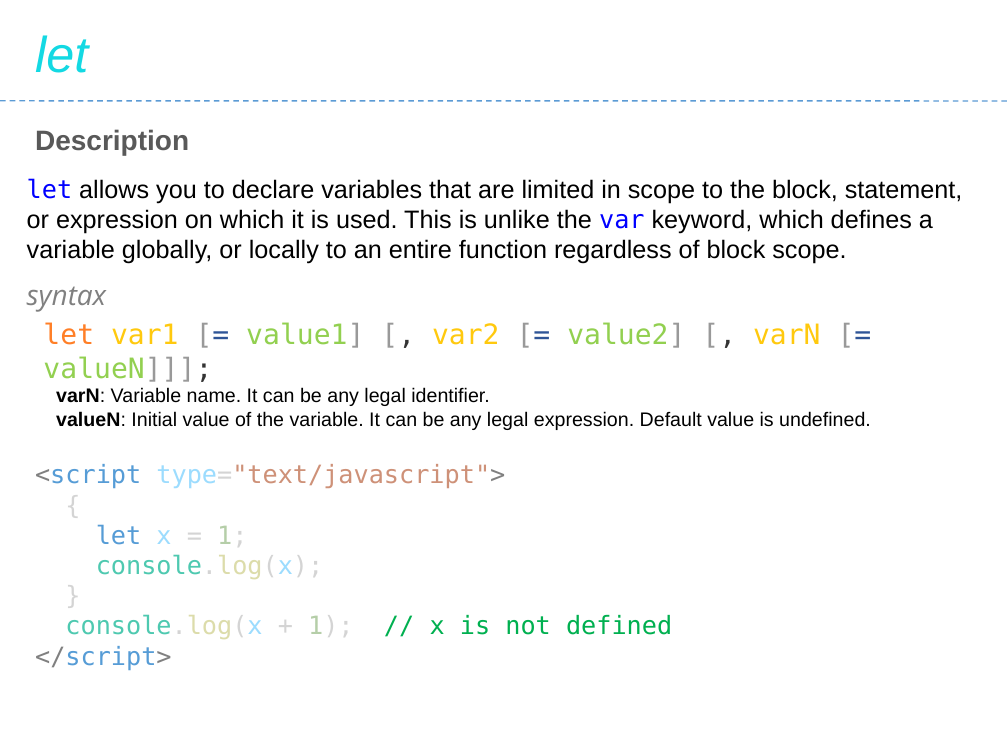
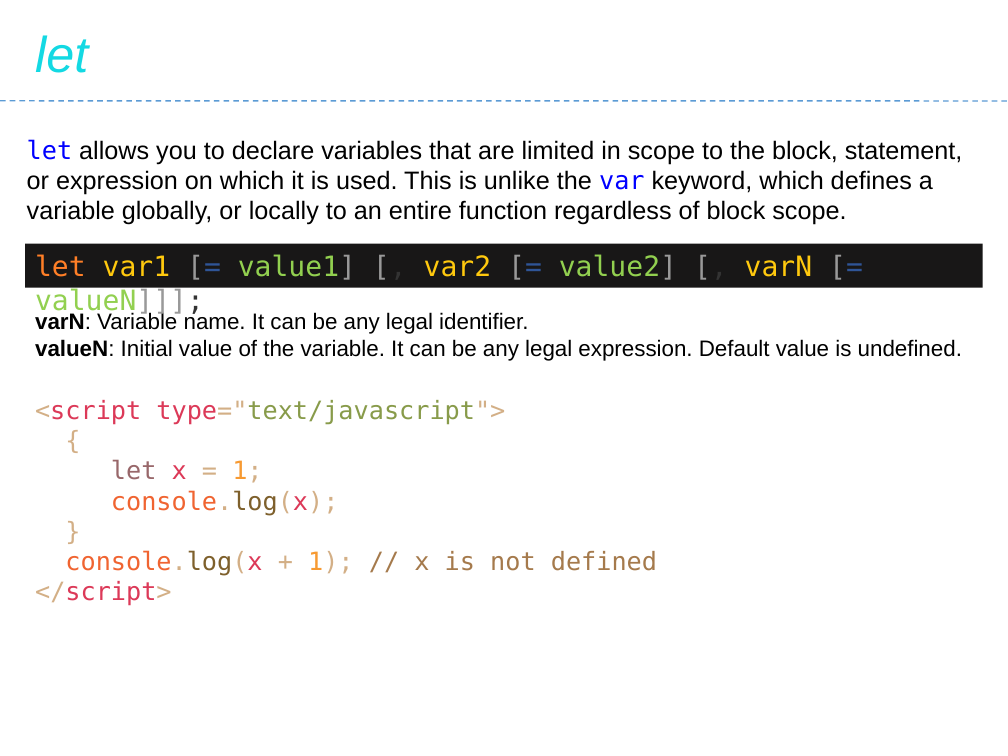
Before and after one commit to Saleel-Bagde/PPT-s, a slide deck: slide 45 of JavaScript.pptx. Drawn at 1008x756 pixels with LibreOffice and Linux fonts; fonts in the diff are those of the drawing. Boxes give left, top, right and bottom in pixels: in the first picture for what was removed or moved away, otherwise in the second. Text is boxed around its words. In the diff, an @@ line names an element or a change of style, - is before the commit and + after.

```diff
--- a/JavaScript.pptx
+++ b/JavaScript.pptx
@@ text "let allows you to declare ...": place and size @@
-text "let allows you to declare ..." at (27,178,963,264)
+text "let allows you to declare ..." at (27,139,963,225)
@@ text removed at (35,129,189,155) @@
-Description
@@ rectangle "let var1 [= value1] [, ...": place and size @@
-rectangle "let var1 [= value1] [, ..." at (43,322,820,382)
+rectangle "let var1 [= value1] [, ..." at (25,244,983,288)
@@ rectangle "let var1 [= value1] [, ..." at (25,244,983,288): fill none to #181717 @@
@@ text removed at (27,286,106,312) @@
-syntax
@@ text "varN: Variable name. It can ...": place and size @@
-text "varN: Variable name. It can ..." at (56,387,871,430)
+text "varN: Variable name. It can ..." at (35,311,962,361)
@@ text "varN: Variable name. It can ..." at (35,311,962,361): size 14 to 16 pt @@
@@ text "<script type="text/javascript">": place and size @@
-text "<script type="text/javascript">" at (35,464,672,671)
+text "<script type="text/javascript">" at (35,400,657,606)
@@ text "<script type="text/javascript">" at (35,400,657,606): text colour #808080 to #D3AF86 in "<script type="text/javascript">", "</script>"; text colour #569CD6 to #DC3958 in "<script", "</script>"; text colour #9CDCFE to #DC3958 in "type="text/javascript">", "x", "console.log(x);", "console.log(x"; text colour #D4D4D4 to #D3AF86 in "type="text/javascript">", "{", "= 1;", "console.log(x);" and 2 more places; text colour #CE9178 to #D3AF86, text colour #CE9178 to #889B4A in "type="text/javascript">"; text colour #569CD6 to #98676A in "let"; text colour #B5CEA8 to #F79A32 in "1;", "1);"; text colour #4EC9B0 to #F06431, text colour #DCDCAA to #7E602C in "console.log(x);", "console.log(x"; text colour #00B050 to #A57A4C in "// x is not defined" @@
```
Also in this commit, not shown: 43 other slides changed.
